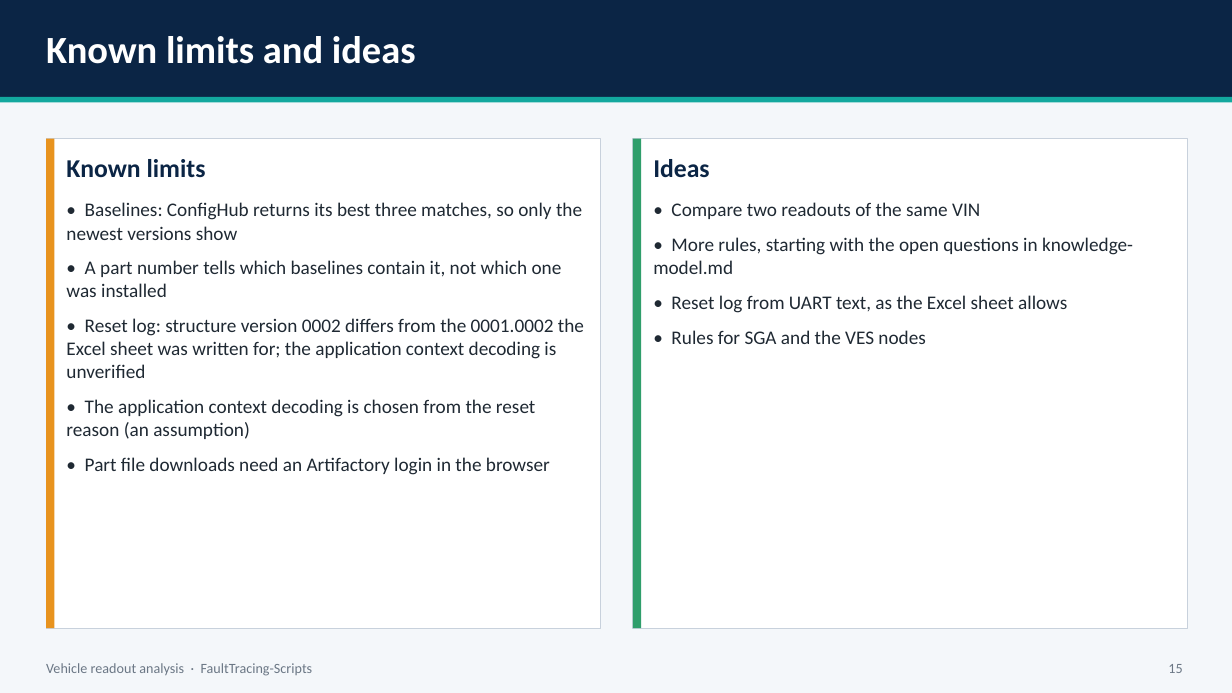
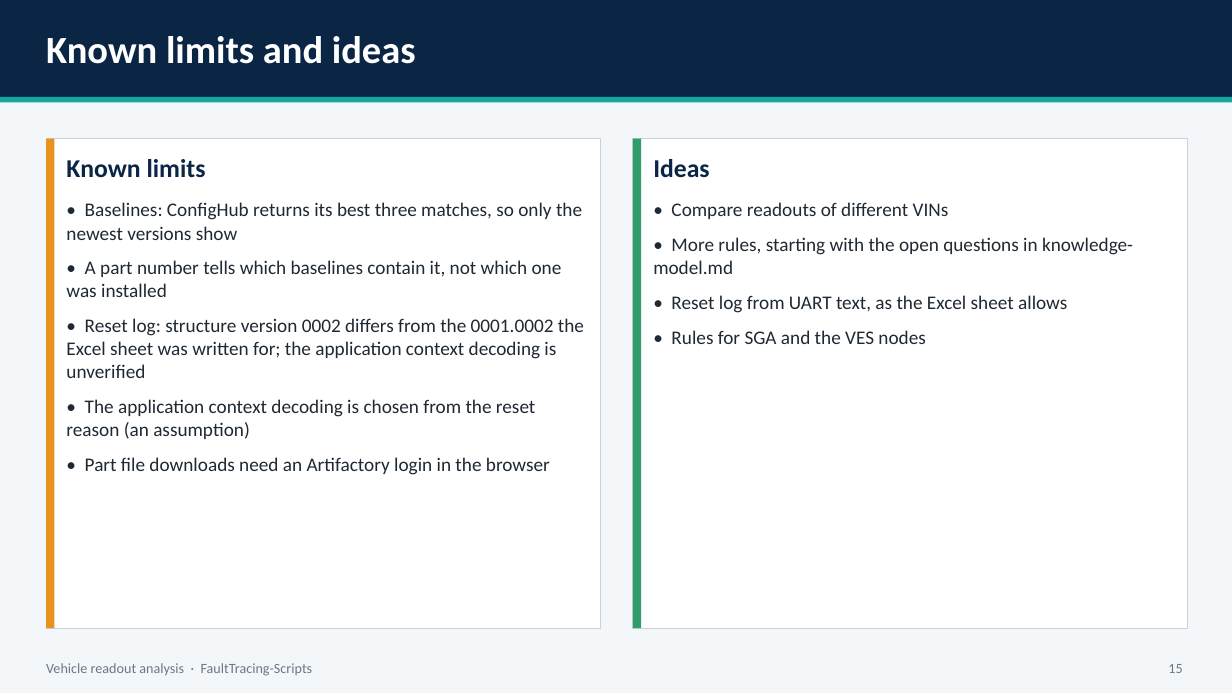
Before and after one commit to vkumar-vcc/FaultTracing-Scripts, a slide deck: slide 15 of docs/Decoder_Tool_Presentation.pptx. Drawn at 1232x693 pixels with LibreOffice and Linux fonts; fonts in the diff are those of the drawing. Boxes give left, top, right and bottom in pixels: in the first picture for what was removed or moved away, otherwise in the second. Text is boxed around its words. In the diff, an @@ line names an element or a change of style, - is before the commit and + after.

```diff
--- a/docs/Decoder_Tool_Presentation.pptx
+++ b/docs/Decoder_Tool_Presentation.pptx
@@ text at <box>671,202,949,219</box>: text changed @@
-• Compare two readouts of the same VIN
+• Compare readouts of different VINs
```
Also in this commit, not shown: 1 other slide changed, 19 other files.
